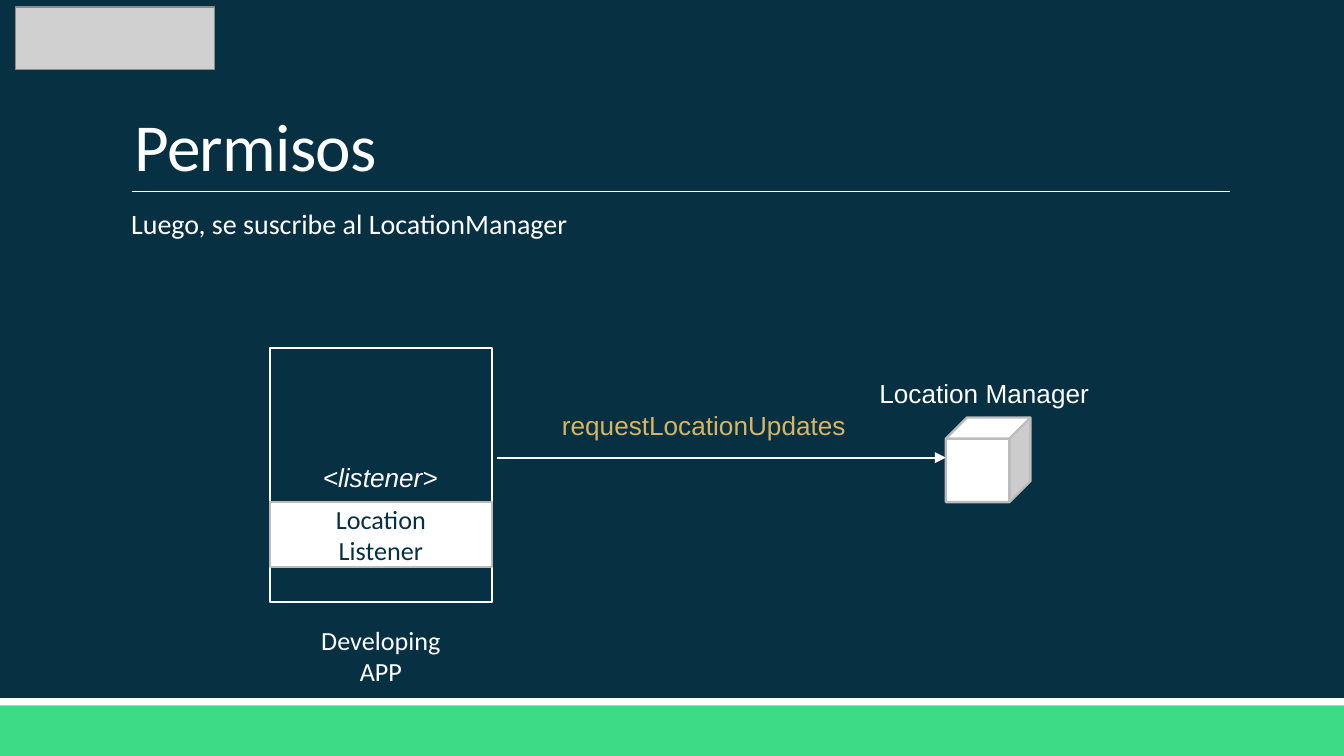
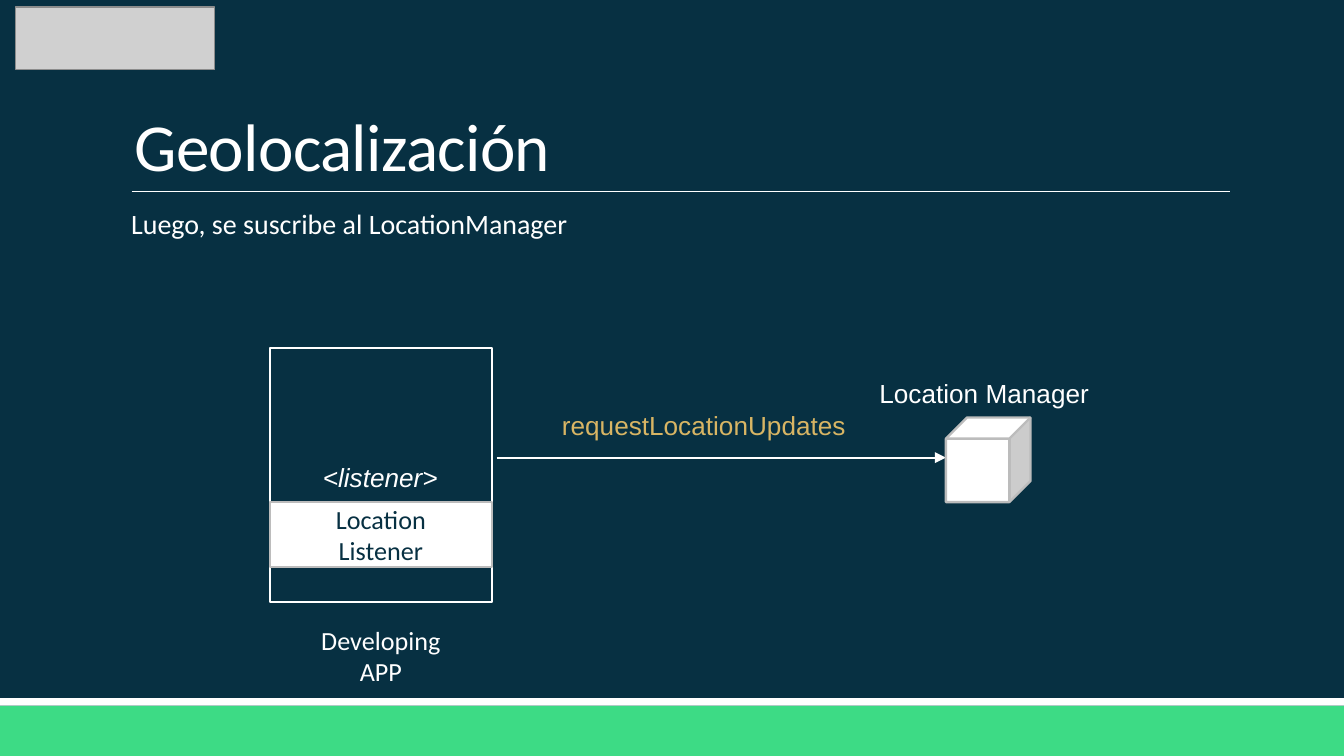
Before and after one commit to Domiciano/AppMoviles201, a slide deck: slide 46 of Clase 8/Clase 8.pptx. Drawn at 1344x756 pixels with LibreOffice and Linux fonts; fonts in the diff are those of the drawing; grey boxes stand for pictures. Boxes give left, top, right and bottom in pixels: in the first picture for what was removed or moved away, otherwise in the second. Text is boxed around its words. In the diff, an @@ line names an element or a change of style, - is before the commit and + after.

```diff
--- a/Clase 8/Clase 8.pptx
+++ b/Clase 8/Clase 8.pptx
@@ title at box(134, 124, 550, 172): text changed @@
-Permisos
+Geolocalización
```
Also in this commit, not shown: 2 other slides changed, 1 other file.
